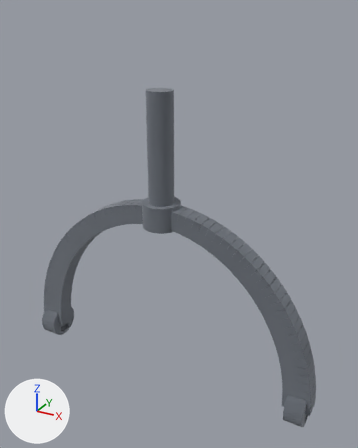
The glTF model docs/models/yoke.glb: old version first, new version second.
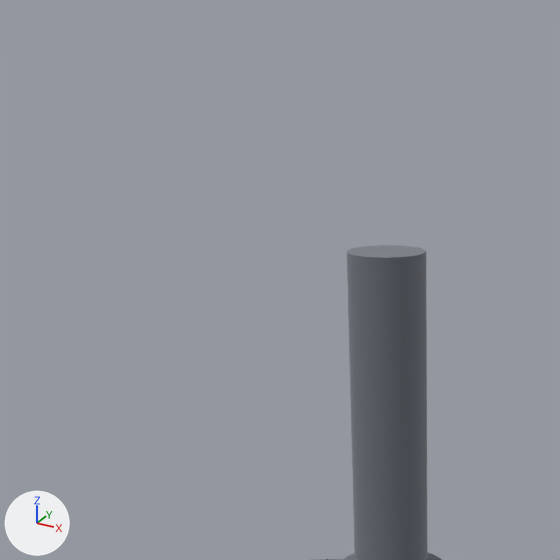
There are two pictures of each version: one whole from a 50 mm lens placed at (74.1, -123.5, 114.6), pointed at (4.9, 2.3, 51.7), one close up on the part from 6% to 62% of the width and 0% to 45% of the height. The axes (+X, +Y, +Z) are drawn at lower left. The lights are the same throughout. The first two pictures are the older version. Where no turn or scale is listed for an object, it has been applied to the vertices. Vertices at exactly the same position are counted once.

The first close-up shows 'yoke'.
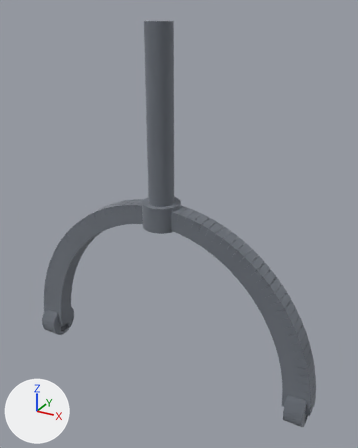
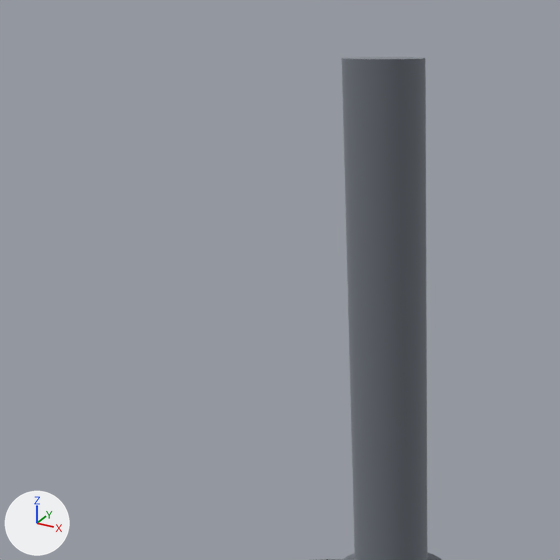
Pixel boxes [x1, y1, x2, y2] of what changed, in the close-ups (560 x 560 px; the box of a moved part takes in the faces that stretch with it):
'yoke', reshaped: before [317, 245, 442, 560]; after [317, 57, 442, 560]
part 1 of me_yoke, moved or reshaped: before [347, 245, 426, 261]; after [342, 57, 426, 261]

Diff of the bpy script that builds the scene:
```diff
--- a/docs/models/yoke.glb.py
+++ b/docs/models/yoke.glb.py
@@ me_yoke @@
 # used by ob_yoke; location = (0.0, 0.0, 0.0)
-me_yoke.from_pydata(...)  # 3186 vertices, 6384 faces; spans x -53.5..53.5, y -6.0..6.0, z -6.0..93.0
+me_yoke.from_pydata(...)  # 3186 vertices, 6384 faces; spans x -53.5..53.5, y -6.0..6.0, z -6.0..111.0
+# me_yoke part 1: all 126 vertices in x -4.0..4.0, y -4.0..4.0, z 93.0 are moved by (0.0, 0.0, 18.0)
 me_yoke.materials.append(mat_mat_0)
```
